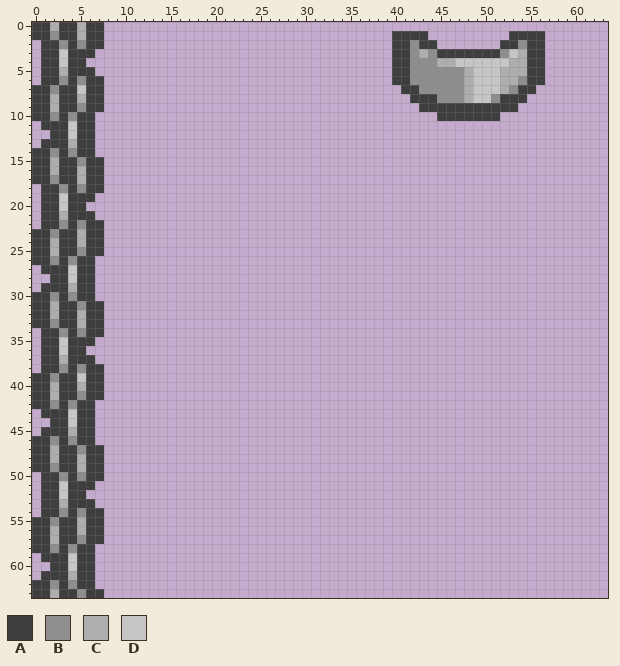
File history of a pixel-art sprite, resources/gfx/effects/soulbond_chain.png. Above, as it was before the edit.
The file is 64x64 pixels.
Palette (. is transparent): A #3e3e3e  B #8e8e8e  C #aeaeae  D #c6c6c6
Once edited:
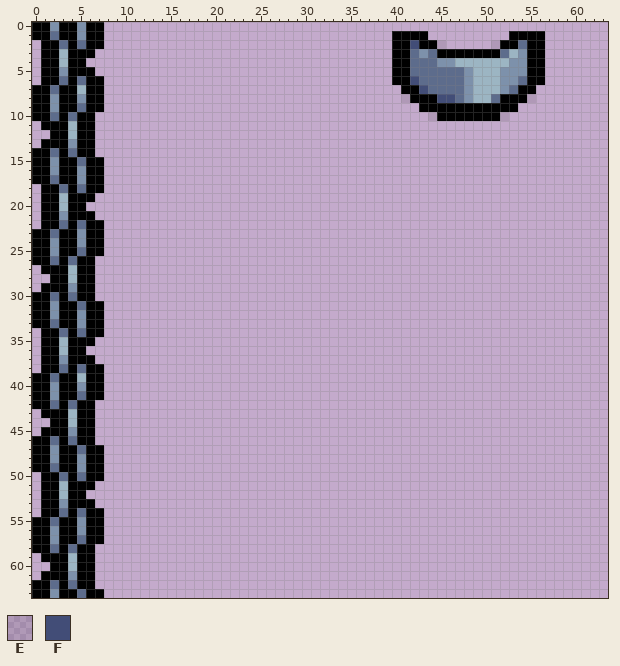
Colours new in this view: E #0000001a  F #424d77
Diff:
Colour A changes from #3e3e3e to #000000.
Colour B changes from #8e8e8e to #5d6c8c.
Colour C changes from #aeaeae to #7d91ab.
Colour D changes from #c6c6c6 to #9cb5c3.
There is now colour E in row 2 at x 45 and 51; in row 8 at x 41 and 55; in row 10 at x 44 and 52.
The edit turns colour B into colour F in row 2 at x 42; in row 6 at x 42; in row 7 at x 43; in row 8 at x 45 to 46.
Pixel boxes of the changes (left, top, right, bottom) in both pictures:
changed: (32, 22, 104, 598)
changed: (392, 31, 545, 121)
